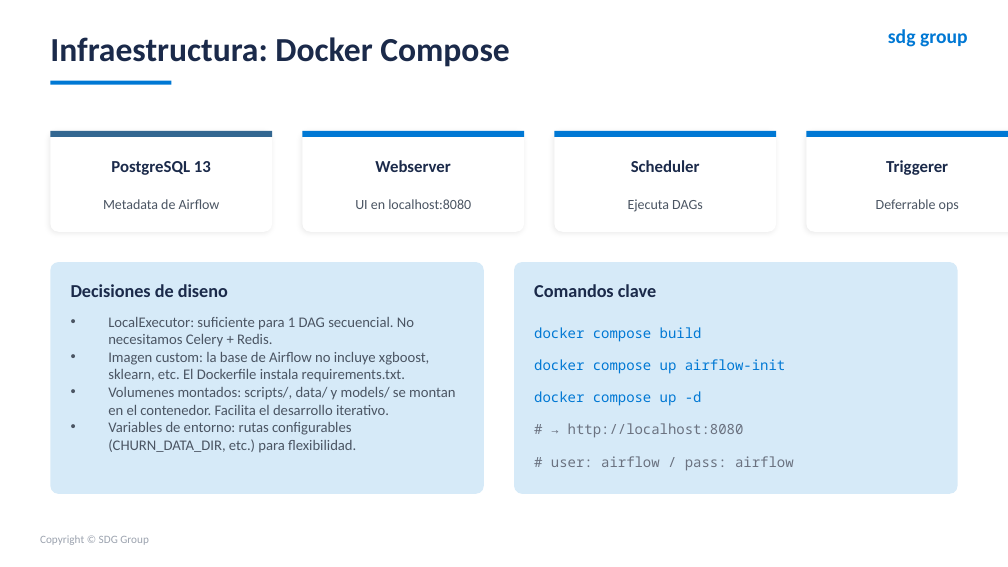
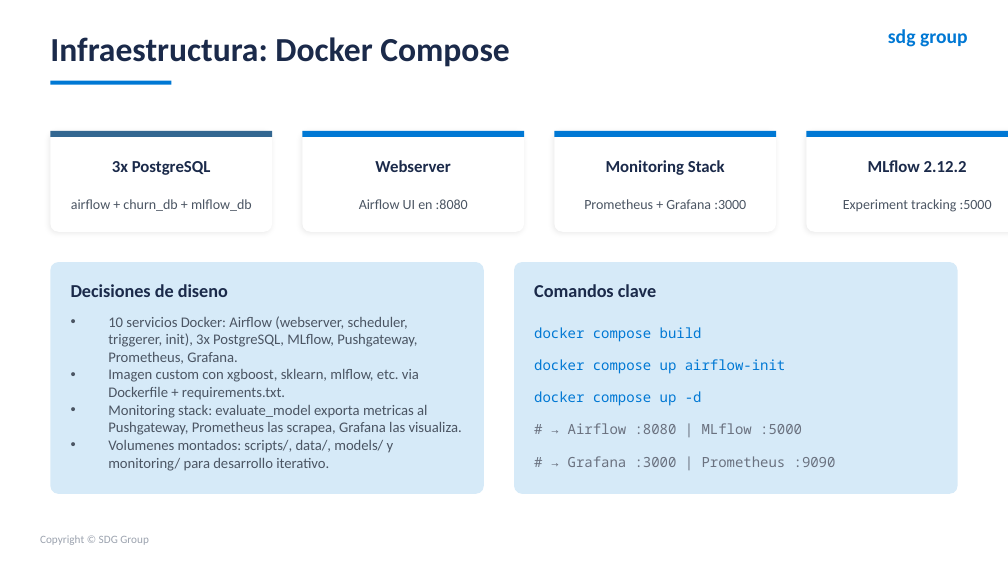
Before and after one commit to TomasUrban0/AI_Test_SDG, a slide deck: slide 22 of Presentacion_Churn_SDG.pptx. Drawn at 1008x567 pixels with LibreOffice and Linux fonts; fonts in the diff are those of the drawing. Boxes give left, top, right and bottom in pixels: in the first picture for what was removed or moved away, otherwise in the second. Text is boxed around its words. In the diff, an @@ line names an element or a change of style, - is before the commit and + after.

```diff
--- a/Presentacion_Churn_SDG.pptx
+++ b/Presentacion_Churn_SDG.pptx
@@ text at bbox=[112, 161, 211, 175]: text changed @@
-PostgreSQL 13
+3x PostgreSQL
@@ text at bbox=[606, 160, 725, 175]: text changed @@
-Scheduler
+Monitoring Stack
@@ text at bbox=[868, 160, 967, 172]: text changed @@
-Triggerer
+MLflow 2.12.2
@@ text at bbox=[71, 199, 252, 211]: text changed @@
-Metadata de Airflow
+airflow + churn_db + mlflow_db
@@ text at bbox=[359, 199, 468, 209]: text changed @@
-UI en localhost:8080
+Airflow UI en :8080
@@ text at bbox=[584, 199, 746, 209]: text changed @@
-Ejecuta DAGs
+Prometheus + Grafana :3000
@@ text at bbox=[843, 199, 992, 212]: text changed @@
-Deferrable ops
+Experiment tracking :5000
@@ text at bbox=[108, 316, 462, 471]: text changed @@
-• LocalExecutor: suficiente para 1 DAG secuencial. No necesitamos Celery + Redis.
-• Imagen custom: la base de Airflow no incluye xgboost, sklearn, etc. El Dockerfile instala requirements.txt.
-• Volumenes montados: scripts/, data/ y models/ se montan en el contenedor. Facilita el desarrollo iterativo.
-• Variables de entorno: rutas configurables (CHURN_DATA_DIR, etc.) para flexibilidad.
+• 10 servicios Docker: Airflow (webserver, scheduler, triggerer, init), 3x PostgreSQL, MLflow, Pushgateway, Prometheus, Grafana.
+• Imagen custom con xgboost, sklearn, mlflow, etc. via Dockerfile + requirements.txt.
+• Monitoring stack: evaluate_model exporta metricas al Pushgateway, Prometheus las scrapea, Grafana las visualiza.
+• Volumenes montados: scripts/, data/, models/ y monitoring/ para desarrollo iterativo.
@@ text at bbox=[568, 423, 802, 434]: text changed @@
-# → http://localhost:8080
+# → Airflow :8080 | MLflow :5000
@@ text at bbox=[568, 456, 836, 467]: text changed @@
-# user: airflow / pass: airflow
+# → Grafana :3000 | Prometheus :9090
```
Also in this commit, not shown: 3 other slides changed, 2 slides added, 20 other files.
